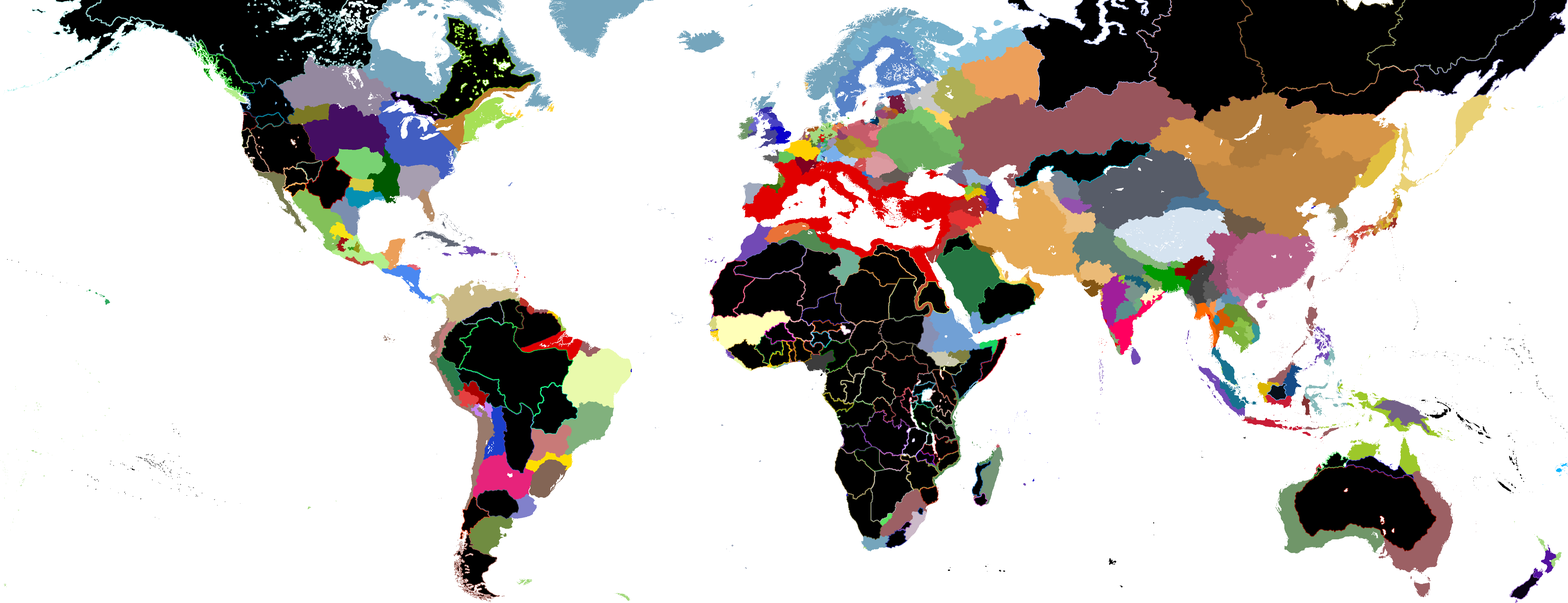
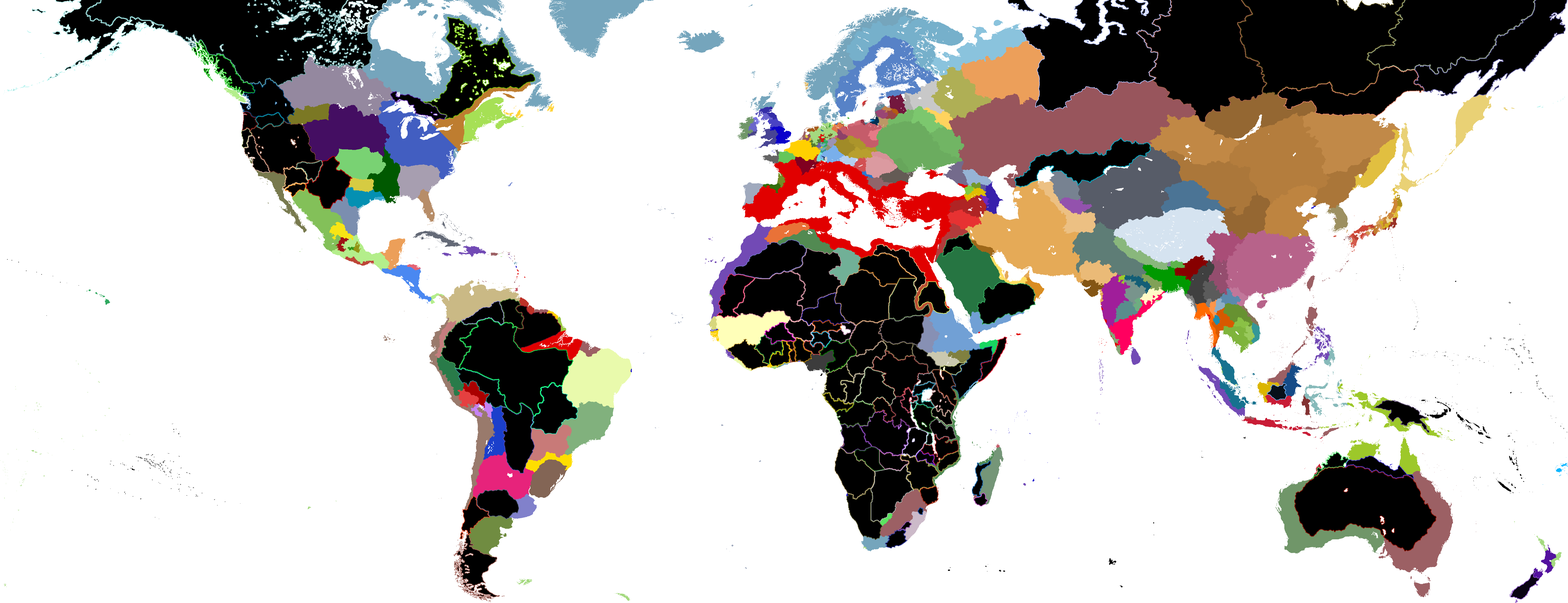
Layered file, before and after one edit (1568x603). Changes by layer:
renamed "Pasted Layer #1" to "Culture map", hid it, moved it above "Main copy" over 709, 92, 1429, 433
added layer "Main copy" above "Main" over 709, 92, 1429, 433
renamed "Pasted Layer" to "Main", painted on it over 709, 92, 1429, 433
